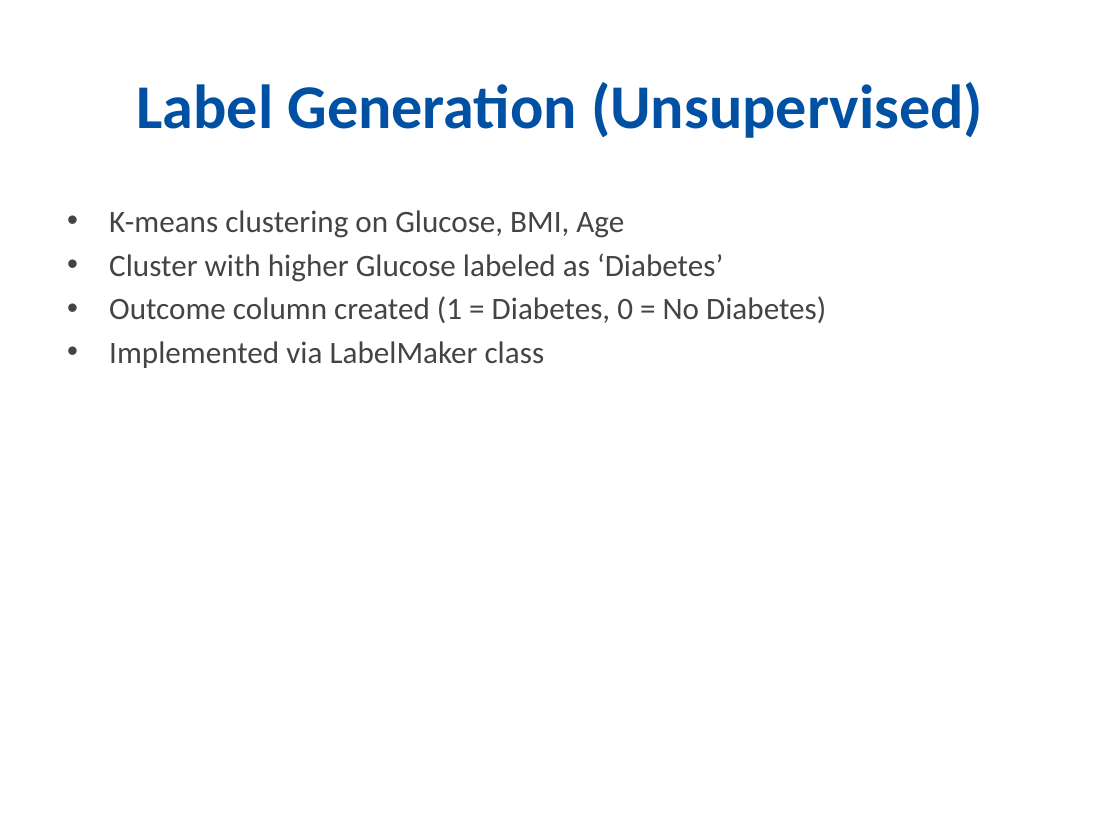
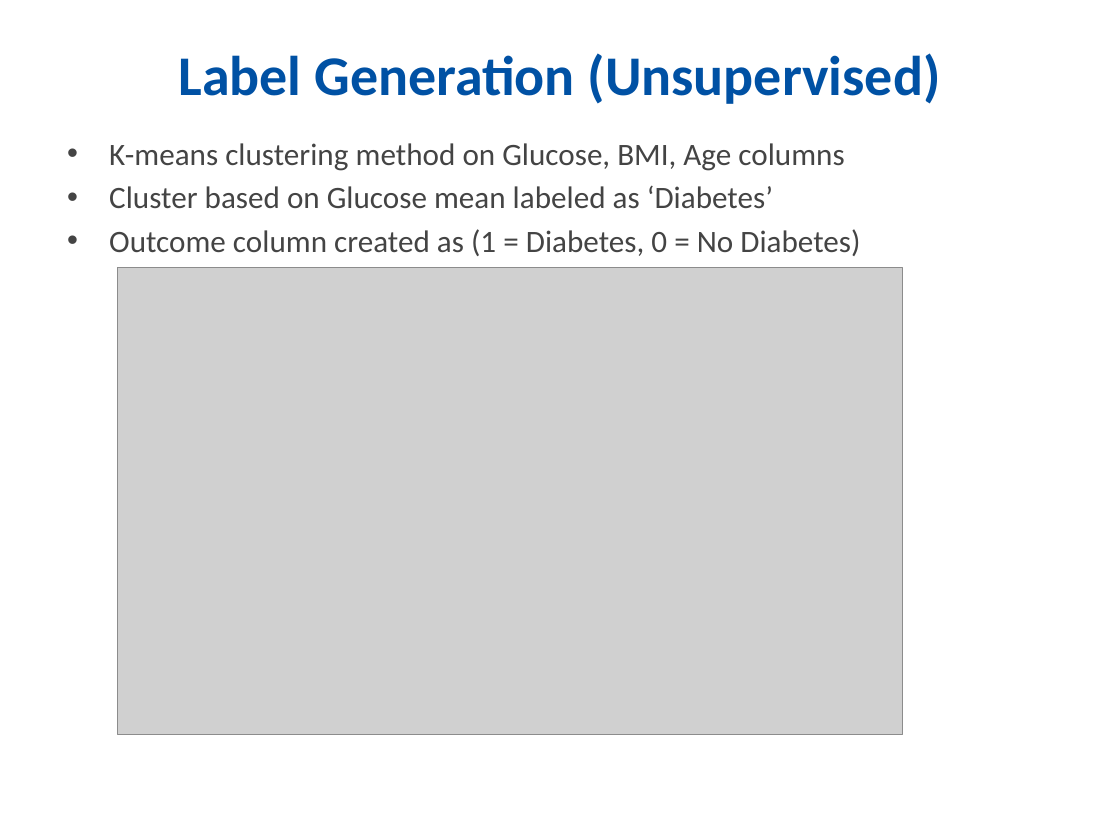
Before and after one commit to trivikram-bhavesh-budhabhatti/Data-Science-Project, a slide deck: slide 7 of documentation/SemiSupervised_Learning_ppt.pptx (slide 5 before the commit). Drawn at 1120x840 pixels with LibreOffice and Linux fonts; fonts in the diff are those of the drawing; grey boxes stand for pictures. Boxes give left, top, right and bottom in pixels: in the first picture for what was removed or moved away, otherwise in the second. Text is boxed around its words. In the diff, an @@ line names an element or a change of style, - is before the commit and + after.

```diff
--- a/documentation/SemiSupervised_Learning_ppt.pptx
+++ b/documentation/SemiSupervised_Learning_ppt.pptx
@@ title "Label Generation (Unsupervised)" at (x1=179, y1=53, x2=941, y2=104): size 40 to 36 pt @@
@@ text at (x1=109, y1=143, x2=860, y2=256): text changed @@
-• K-means clustering on Glucose, BMI, Age
-• Cluster with higher Glucose labeled as ‘Diabetes’
-• Outcome column created (1 = Diabetes, 0 = No Diabetes)
-• Implemented via LabelMaker class
+• K-means clustering method on Glucose, BMI, Age columns
+• Cluster based on Glucose mean labeled as ‘Diabetes’
+• Outcome column created as (1 = Diabetes, 0 = No Diabetes)
@@ picture added at (x1=118, y1=268, x2=903, y2=736) @@
```
Also in this commit, not shown: 5 other slides changed, 4 slides added, 1 slide removed, 1 other file.
